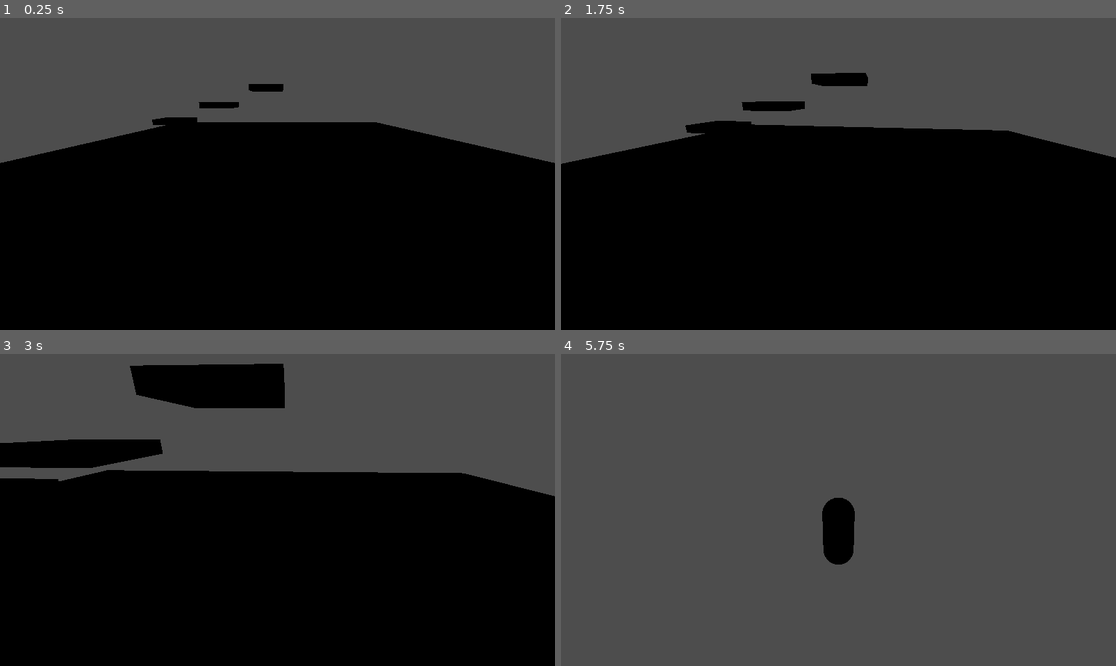
Above: before the commit, frames 1-4 (two rows, left to right).
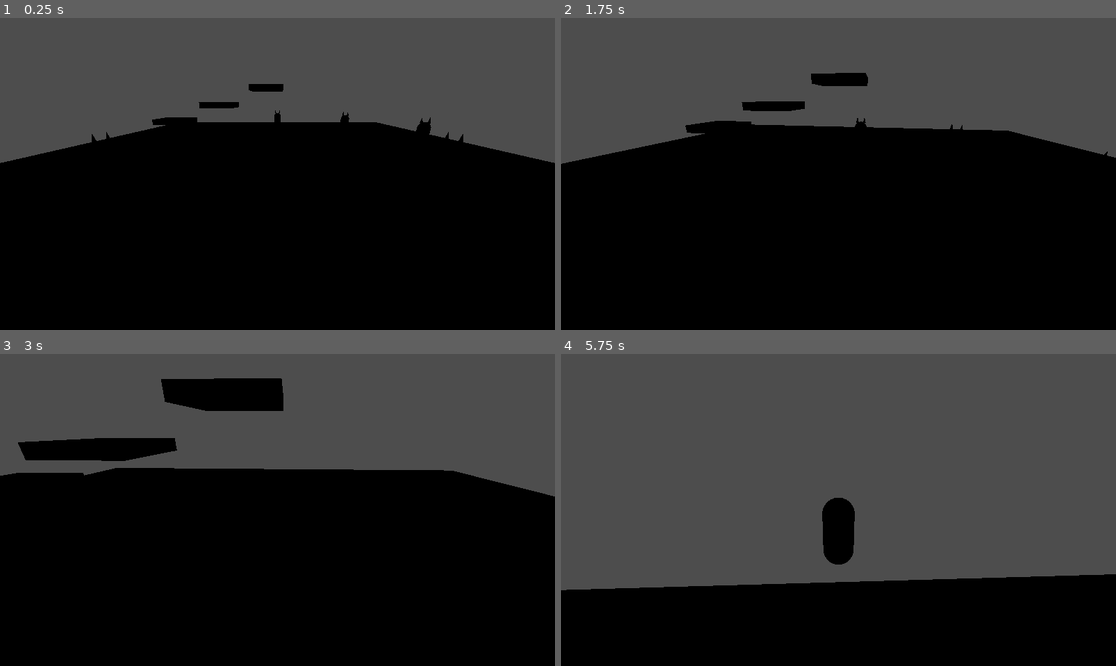
Above: after the commit, the same moments.

Repository: EvanGUTK/Freedom-Reign
Game: Godot game, scene res://scenes/main.tscn
Two runs of this game, one before a commit and one after it. Both use one fixed random seed, a clock stepped at 60 frames per second and the inputs below.
Inputs (mouse positions are in pixels of both pictures, inside the frame that each line leads up to):
- Up to frame 1 (0.25 s): no input
- Up to frame 2 (1.75 s): tap Enter at 0.5 s; move the mouse to (866, 174) at 0.52 s; hold W (move_forward) from 0.53 s (still down); click (866, 174) at 0.6 s; tap Space (jump) at 0.77, 1.52 s; move the mouse to (810, 174) at 1.27 s; tap Shift at 1.35 s; click (810, 174) at 1.42 s
- Up to frame 3 (3 s): keep holding W (move_forward); move the mouse to (288, 503) at 2.02 s; tap Alt at 2.1 s; click (288, 503) at 2.17 s; move the mouse to (271, 516) at 2.77 s; tap Ctrl at 2.85 s; click (271, 516) at 2.92 s
- Up to frame 4 (5.75 s): keep holding W (move_forward); tap Space (jump) at 3.02, 3.77, 4.52 s; move the mouse to (877, 513) at 3.52 s; click (877, 513) at 3.6 s; move the mouse to (794, 506) at 4.27 s; tap Shift at 4.35 s; click (794, 506) at 4.42 s; move the mouse to (844, 510) at 5.02 s; tap Alt at 5.1 s; click (844, 510) at 5.17 s

The runs differ from the first frame. In frame 1, 0.2% of the frame differs, in the area x 16-84%, y 29-40%; in frame 2, less than 0.1%; in frame 3, 3.4%; in frame 4, 27%, in the area x 0-100%, y 70-100%.

Commit message:
feat: husk enemy, per-marker spawning and arena encounter rules
Husk walks straight at the player (3.5 m/s, gravity), deals 10 contact damage
at most once per second within 1.5 m (3D distance, so a platform above is
safe from touch) and dies through Events. ActorSpawner places one per Spawns
marker; Encounter drops the ember cleaver at the first death and emits
arena_cleared once, when the last husk dies.

Co-Authored-By: Claude Sonnet 5.5 <noreply@anthropic.com>

Diff:
--- /dev/null
+++ b/game/scenes/enemies/husk.tscn
@@ -0,0 +1,39 @@
+[gd_scene load_steps=6 format=3]
+
+[ext_resource type="Script" path="res://scripts/enemies/husk.gd" id="1_husk"]
+
+[sub_resource type="CapsuleShape3D" id="body_shape"]
+radius = 0.45
+height = 1.6
+
+[sub_resource type="CapsuleMesh" id="body_mesh"]
+radius = 0.45
+height = 1.6
+
+[sub_resource type="CylinderMesh" id="horn_mesh"]
+top_radius = 0.0
+bottom_radius = 0.1
+height = 0.45
+
+[node name="Husk" type="CharacterBody3D" groups=["enemies"]]
+collision_layer = 4
+collision_mask = 7
+script = ExtResource("1_husk")
+
+[node name="Shape" type="CollisionShape3D" parent="."]
+transform = Transform3D(1, 0, 0, 0, 1, 0, 0, 0, 1, 0, 0.8, 0)
+shape = SubResource("body_shape")
+
+[node name="Model" type="Node3D" parent="."]
+
+[node name="Body" type="MeshInstance3D" parent="Model"]
+transform = Transform3D(1, 0, 0, 0, 1, 0, 0, 0, 1, 0, 0.8, 0)
+mesh = SubResource("body_mesh")
+
+[node name="HornLeft" type="MeshInstance3D" parent="Model"]
+transform = Transform3D(1, 0, 0, 0, 1, 0, 0, 0, 1, -0.25, 1.75, 0)
+mesh = SubResource("horn_mesh")
+
+[node name="HornRight" type="MeshInstance3D" parent="Model"]
+transform = Transform3D(1, 0, 0, 0, 1, 0, 0, 0, 1, 0.25, 1.75, 0)
+mesh = SubResource("horn_mesh")
--- a/game/scenes/main.tscn
+++ b/game/scenes/main.tscn
@@ -1,9 +1,13 @@
-[gd_scene load_steps=5 format=3]
+[gd_scene load_steps=8 format=3]
 
 [ext_resource type="PackedScene" path="res://scenes/arena/arena.tscn" id="1_arena"]
 [ext_resource type="PackedScene" path="res://scenes/ui/ui_root.tscn" id="2_ui"]
 [ext_resource type="Script" path="res://scripts/arena/actor_spawner.gd" id="3_spawner"]
 [ext_resource type="PackedScene" path="res://scenes/player/player.tscn" id="4_player"]
+
+[ext_resource type="PackedScene" path="res://scenes/enemies/husk.tscn" id="5_husk"]
+[ext_resource type="Script" path="res://scripts/arena/encounter.gd" id="6_encounter"]
+[ext_resource type="Resource" path="res://data/ember_cleaver.tres" id="7_drop"]
 
 [node name="Main" type="Node3D"]
 
@@ -11,7 +15,13 @@
 
 [node name="UI" parent="." instance=ExtResource("2_ui")]
 
-[node name="Actors" type="Node" parent="." node_paths=PackedStringArray("player_spawn")]
+[node name="Actors" type="Node" parent="." node_paths=PackedStringArray("player_spawn", "enemy_spawns")]
 script = ExtResource("3_spawner")
 player_scene = ExtResource("4_player")
+husk_scene = ExtResource("5_husk")
 player_spawn = NodePath("../Arena/PlayerSpawn")
+enemy_spawns = NodePath("../Arena/Spawns")
+
+[node name="Encounter" type="Node" parent="."]
+script = ExtResource("6_encounter")
+drop_item = ExtResource("7_drop")
--- a/game/scripts/arena/actor_spawner.gd
+++ b/game/scripts/arena/actor_spawner.gd
@@ -1,14 +1,18 @@
 class_name ActorSpawner
 extends Node
-## Places the player at its spawn marker when the round starts. Spawned actors
-## become children of this node.
+## Places the player at its spawn marker and one husk at each enemy marker when
+## the round starts. Spawned actors become children of this node.
 
 @export var player_scene: PackedScene
+@export var husk_scene: PackedScene
 @export var player_spawn: Marker3D
+@export var enemy_spawns: Node3D
 
 
 func _ready() -> void:
 	_spawn(player_scene, player_spawn)
+	for marker in enemy_spawns.get_children():
+		_spawn(husk_scene, marker as Marker3D)
 
 
 func _spawn(scene: PackedScene, marker: Marker3D) -> Node3D:
--- /dev/null
+++ b/game/scripts/arena/encounter.gd
@@ -0,0 +1,26 @@
+class_name Encounter
+extends Node
+## The arena's rules: the first enemy to die drops `drop_item`; when the last
+## one dies the arena is cleared (once). Counts the enemies present at ready, so
+## it must come after the node that spawns them in the tree.
+
+@export var drop_item: ItemData
+
+var _remaining := 0
+var _dropped := false
+var _cleared := false
+
+
+func _ready() -> void:
+	_remaining = get_tree().get_nodes_in_group(Groups.ENEMIES).size()
+	Events.enemy_died.connect(_on_enemy_died)
+
+
+func _on_enemy_died(enemy: Node3D) -> void:
+	if not _dropped:
+		_dropped = true
+		Events.loot_dropped.emit(drop_item, enemy.global_position)
+	_remaining -= 1
+	if _remaining == 0 and not _cleared:
+		_cleared = true
+		Events.arena_cleared.emit()
--- /dev/null
+++ b/game/scripts/enemies/contact_attack.gd
@@ -0,0 +1,24 @@
+class_name ContactAttack
+extends RefCounted
+## Timing of an enemy's touch damage: lands on the first tick the target is in
+## range, then at most once per interval while it stays in range. The interval
+## keeps running while the target is out of range.
+
+var interval: float
+var range_meters: float
+
+var _cooldown_remaining := 0.0
+
+
+func _init(interval_seconds: float, range_in_meters: float) -> void:
+	interval = interval_seconds
+	range_meters = range_in_meters
+
+
+## Advances time by `delta`; returns true when a hit lands this tick.
+func tick(delta: float, distance_to_target: float) -> bool:
+	_cooldown_remaining = maxf(_cooldown_remaining - delta, 0.0)
+	if distance_to_target > range_meters or _cooldown_remaining > 0.0:
+		return false
+	_cooldown_remaining = interval
+	return true
--- /dev/null
+++ b/game/scripts/enemies/husk.gd
@@ -0,0 +1,73 @@
+class_name Husk
+extends CharacterBody3D
+## Walks straight at the player (no pathfinding) and hurts it on contact.
+## Reports its death through Events; whether it drops loot is the encounter's call.
+
+## Closer than this on the ground plane the husk stands still instead of jittering.
+const ARRIVED_DISTANCE := 0.05
+
+@export var max_health := 30
+@export var speed := 3.5
+@export var contact_damage := 10
+@export var contact_interval := 1.0
+@export var contact_range := 1.5
+@export var gravity := WorldPhysics.GRAVITY
+
+var _health := Health.new()
+var _contact: ContactAttack
+
+@onready var _model: Node3D = $Model
+
+
+func _ready() -> void:
+	_contact = ContactAttack.new(contact_interval, contact_range)
+	_health.depleted.connect(_die)
+	_health.setup(max_health)
+
+
+func _physics_process(delta: float) -> void:
+	if not is_on_floor():
+		velocity.y -= gravity * delta
+	var target := _living_player()
+	var heading := _heading_towards(target)
+	velocity.x = heading.x * speed
+	velocity.z = heading.z * speed
+	if heading != Vector3.ZERO:
+		_model.rotation.y = PlayerMath.yaw_from_direction(heading)
+	move_and_slide()
+	if target != null:
+		apply_contact_damage(delta, target)
+
+
+## Advances the contact timer and hurts `target` if it is in range and the timer allows.
+func apply_contact_damage(delta: float, target: Player) -> void:
+	if _contact.tick(delta, global_position.distance_to(target.global_position)):
+		target.take_damage(contact_damage)
+
+
+func take_damage(amount: int) -> void:
+	_health.take_damage(amount)
+
+
+func _heading_towards(target: Player) -> Vector3:
+	if target == null:
+		return Vector3.ZERO
+	var to_target := target.global_position - global_position
+	var flat := Vector3(to_target.x, 0.0, to_target.z)
+	if flat.length() < ARRIVED_DISTANCE:
+		return Vector3.ZERO
+	return flat.normalized()
+
+
+func _living_player() -> Player:
+	var player := get_tree().get_first_node_in_group(Groups.PLAYER) as Player
+	if player == null or not player.is_alive():
+		return null
+	return player
+
+
+func _die() -> void:
+	set_physics_process(false)
+	remove_from_group(Groups.ENEMIES)
+	Events.enemy_died.emit(self)
+	queue_free()
--- /dev/null
+++ b/game/tests/engine/test_contact_attack.gd
@@ -0,0 +1,56 @@
+extends GutTest
+## Contact damage timing: once per interval while in range.
+
+const INTERVAL := 1.0
+const RANGE := 1.5
+const STEP := 0.25 # exactly representable, so four steps are exactly one interval
+
+var _contact: ContactAttack
+
+
+func before_each() -> void:
+	_contact = ContactAttack.new(INTERVAL, RANGE)
+
+
+func _count_hits(seconds: float, distance: float) -> int:
+	var hits := 0
+	for i in int(seconds / STEP):
+		if _contact.tick(STEP, distance):
+			hits += 1
+	return hits
+
+
+func test_first_tick_in_range_lands_a_hit() -> void:
+	assert_true(_contact.tick(STEP, 1.0))
+
+
+func test_no_second_hit_inside_the_interval() -> void:
+	_contact.tick(STEP, 1.0)
+	assert_false(_contact.tick(STEP, 1.0))
+	assert_false(_contact.tick(STEP, 1.0))
+	assert_false(_contact.tick(STEP, 1.0), "0.75 s after the hit")
+
+
+func test_second_hit_lands_exactly_one_interval_after_the_first() -> void:
+	_contact.tick(STEP, 1.0)
+	for i in 3:
+		_contact.tick(STEP, 1.0)
+	assert_true(_contact.tick(STEP, 1.0), "1.0 s after the hit")
+
+
+func test_three_seconds_in_range_hit_three_times() -> void:
+	assert_eq(_count_hits(3.0, 1.0), 3)
+
+
+func test_out_of_range_never_hits() -> void:
+	assert_eq(_count_hits(5.0, 1.51), 0)
+
+
+func test_range_edge_is_inclusive() -> void:
+	assert_true(_contact.tick(STEP, RANGE))
+
+
+func test_interval_keeps_running_while_out_of_range() -> void:
+	_contact.tick(STEP, 1.0)
+	_count_hits(1.0, 10.0)
+	assert_true(_contact.tick(STEP, 1.0), "a full interval passed while away, so contact hurts at once")
--- /dev/null
+++ b/game/tests/engine/test_encounter.gd
@@ -0,0 +1,70 @@
+extends GutTest
+## The arena round: five husks, first kill drops the cleaver, last kill clears the arena once.
+
+const MAIN_SCENE_PATH := "res://scenes/main.tscn"
+const EMBER_CLEAVER_ITEM_PATH := "res://data/ember_cleaver.tres"
+const HUSK_COUNT := 5
+const HUSK_HEALTH := 30
+
+var _main: Node3D
+
+
+func before_each() -> void:
+	watch_signals(Events)
+	_main = add_child_autofree((load(MAIN_SCENE_PATH) as PackedScene).instantiate())
+
+
+func after_each() -> void:
+	Input.mouse_mode = Input.MOUSE_MODE_VISIBLE
+
+
+func _husks() -> Array[Node]:
+	return get_tree().get_nodes_in_group(Groups.ENEMIES)
+
+
+func _kill(husk: Node) -> void:
+	(husk as Husk).take_damage(HUSK_HEALTH)
+
+
+func test_one_husk_spawns_at_every_enemy_marker() -> void:
+	var markers := _main.get_node("Arena/Spawns").get_children()
+	var husks := _husks()
+	assert_eq(husks.size(), HUSK_COUNT)
+	var spawned_at: Array[Vector3] = []
+	for husk in husks:
+		spawned_at.append((husk as Node3D).global_position)
+	for marker in markers:
+		assert_has(spawned_at, (marker as Marker3D).global_position, "husk at %s" % marker.name)
+
+
+func test_first_husk_to_die_drops_the_ember_cleaver_where_it_died() -> void:
+	var first := _husks()[2] as Node3D
+	var died_at := first.global_position
+	_kill(first)
+	var cleaver := load(EMBER_CLEAVER_ITEM_PATH) as ItemData
+	assert_signal_emitted_with_parameters(Events, "loot_dropped", [cleaver, died_at])
+
+
+func test_only_the_first_death_drops_loot() -> void:
+	for husk in _husks().slice(0, 3):
+		_kill(husk)
+	assert_signal_emit_count(Events, "loot_dropped", 1)
+
+
+func test_arena_is_cleared_only_when_the_last_husk_dies() -> void:
+	var husks := _husks()
+	for i in HUSK_COUNT - 1:
+		_kill(husks[i])
+	assert_signal_not_emitted(Events, "arena_cleared")
+	_kill(husks[HUSK_COUNT - 1])
+	assert_signal_emit_count(Events, "arena_cleared", 1)
+	assert_signal_emit_count(Events, "enemy_died", HUSK_COUNT)
+
+
+func test_arena_cleared_is_not_repeated_by_a_stray_death_afterwards() -> void:
+	for husk in _husks():
+		_kill(husk)
+	var stray := autofree(Node3D.new()) as Node3D
+	Events.enemy_died.emit(stray)
+	assert_signal_emit_count(Events, "arena_cleared", 1)
+	assert_signal_emit_count(Events, "loot_dropped", 1)
--- /dev/null
+++ b/game/tests/engine/test_husk.gd
@@ -0,0 +1,75 @@
+extends GutTest
+## Husk: contract numbers, contact damage against a real player, death.
+
+const HUSK_SCENE_PATH := "res://scenes/enemies/husk.tscn"
+const PLAYER_SCENE_PATH := "res://scenes/player/player.tscn"
+const STEP := 0.25
+
+var _husk: Husk
+
+
+func before_each() -> void:
+	watch_signals(Events)
+	_husk = add_child_autofree((load(HUSK_SCENE_PATH) as PackedScene).instantiate())
+
+
+func after_each() -> void:
+	Input.mouse_mode = Input.MOUSE_MODE_VISIBLE
+
+
+func _player_at(position: Vector3) -> Player:
+	var player := add_child_autofree((load(PLAYER_SCENE_PATH) as PackedScene).instantiate()) as Player
+	player.global_position = position
+	return player
+
+
+func test_contract_defaults() -> void:
+	assert_eq(_husk.max_health, 30)
+	assert_eq(_husk.speed, 3.5)
+	assert_eq(_husk.contact_damage, 10)
+	assert_eq(_husk.contact_interval, 1.0)
+	assert_eq(_husk.contact_range, 1.5)
+	assert_eq(_husk.gravity, 24.0)
+
+
+func test_husk_is_on_the_enemy_layer_in_the_enemies_group_and_collides_with_world_player_enemy() -> void:
+	assert_eq(_husk.collision_layer, WorldPhysics.LAYER_ENEMY)
+	assert_eq(_husk.collision_mask, WorldPhysics.LAYER_WORLD | WorldPhysics.LAYER_PLAYER | WorldPhysics.LAYER_ENEMY)
+	assert_true(_husk.is_in_group(Groups.ENEMIES))
+
+
+func test_contact_in_range_hurts_the_player_for_ten() -> void:
+	var player := _player_at(Vector3(1.0, 0, 0))
+	_husk.apply_contact_damage(STEP, player)
+	assert_signal_emitted_with_parameters(Events, "player_hurt", [10])
+	assert_signal_emitted_with_parameters(Events, "player_health_changed", [90, 100])
+
+
+func test_contact_damage_repeats_once_per_second() -> void:
+	var player := _player_at(Vector3(1.0, 0, 0))
+	for i in 8:
+		_husk.apply_contact_damage(STEP, player)
+	assert_signal_emit_count(Events, "player_hurt", 2, "two seconds in range: hits at 0.25 s and 1.25 s")
+
+
+func test_player_out_of_range_is_not_hurt() -> void:
+	var player := _player_at(Vector3(3.0, 0, 0))
+	for i in 8:
+		_husk.apply_contact_damage(STEP, player)
+	assert_signal_not_emitted(Events, "player_hurt")
+
+
+func test_a_player_standing_one_platform_above_is_out_of_contact_range() -> void:
+	var player := _player_at(Vector3(0.9, 1.5, 0))
+	_husk.apply_contact_damage(STEP, player)
+	assert_signal_not_emitted(Events, "player_hurt")
+
+
+func test_lethal_damage_emits_enemy_died_once_and_leaves_the_group() -> void:
+	_husk.take_damage(20)
+	assert_signal_not_emitted(Events, "enemy_died")
+	_husk.take_damage(10)
+	_husk.take_damage(10)
+	assert_signal_emit_count(Events, "enemy_died", 1)
+	assert_signal_emitted_with_parameters(Events, "enemy_died", [_husk])
+	assert_false(_husk.is_in_group(Groups.ENEMIES), "dead husks no longer count as enemies")
Not shown, added: game/scripts/arena/encounter.gd.uid
Not shown, added: game/scripts/enemies/contact_attack.gd.uid
Not shown, added: game/scripts/enemies/husk.gd.uid
Not shown, added: game/tests/engine/test_contact_attack.gd.uid
Not shown, added: game/tests/engine/test_encounter.gd.uid
Not shown, added: game/tests/engine/test_husk.gd.uid
